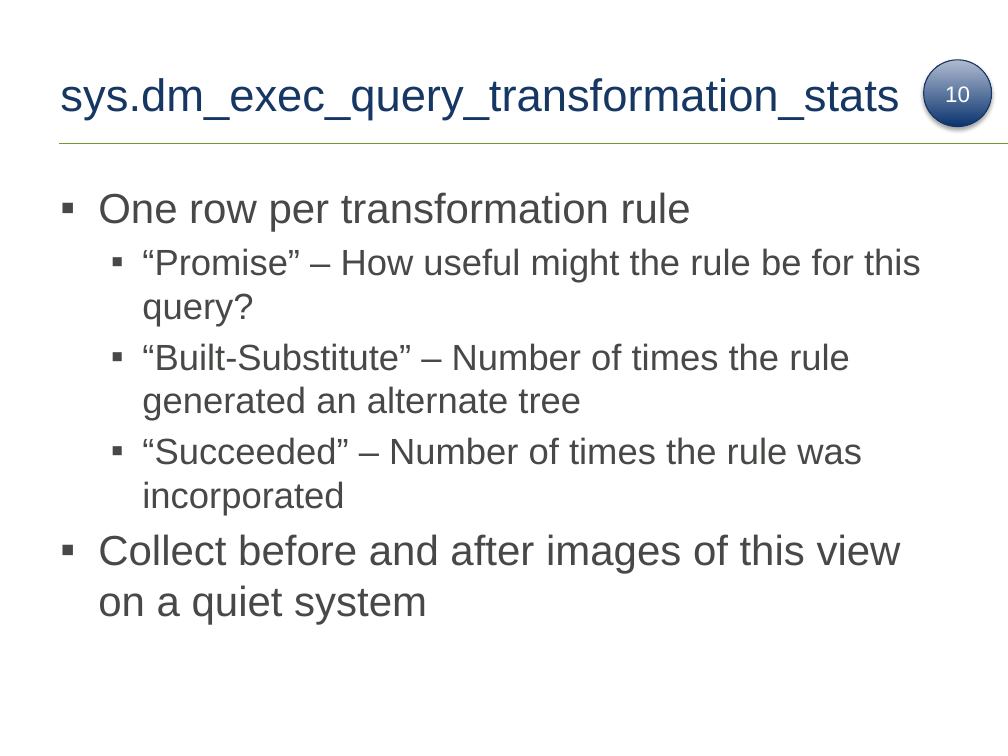
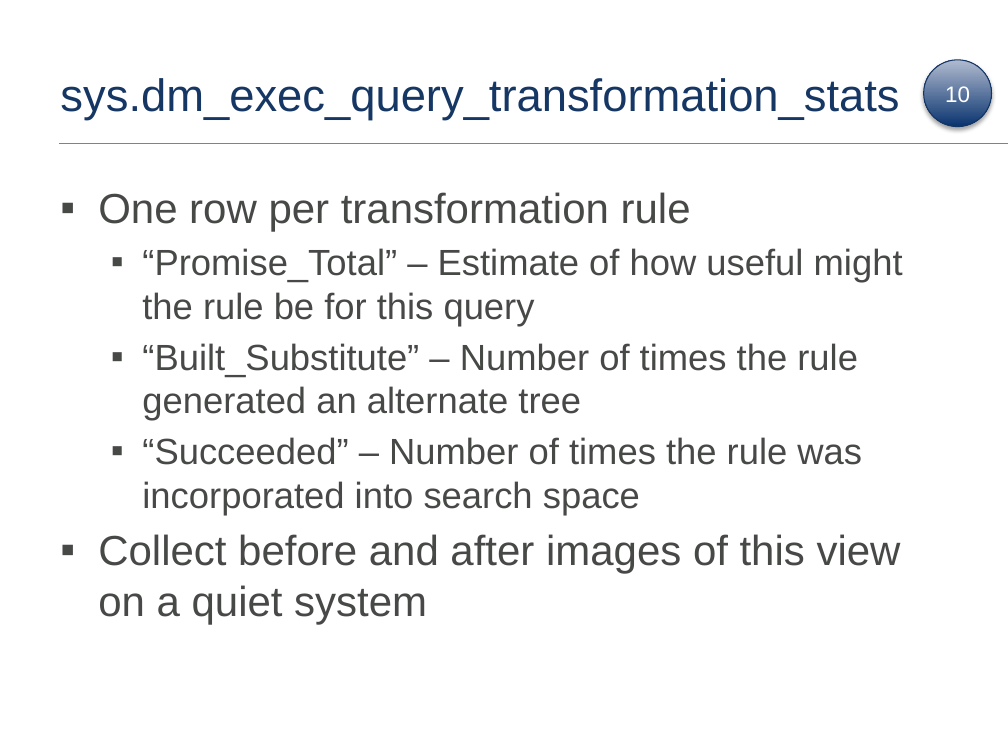
Before and after one commit to tf3604/OptimizerPresentation, a slide deck: slide 46 of Optimizer.pptx. Drawn at 1008x756 pixels with LibreOffice and Linux fonts; fonts in the diff are those of the drawing; background and template pictures are left out. Boxes give left, top, right and bottom in pixels: in the first picture for what was removed or moved away, otherwise in the second. Text is boxed around its words. In the diff, an @@ line names an element or a change of style, - is before the commit and + after.

Commit message:
Clarification on column meanings for transformation stats DMV.

```diff
--- a/Optimizer.pptx
+++ b/Optimizer.pptx
@@ text at (x1=142, y1=248, x2=903, y2=515): text changed @@
-  ▪ “Promise” – How useful might the rule be for this query?
-  ▪ “Built-Substitute” – Number of times the rule generated an alternate tree
-  ▪ “Succeeded” – Number of times the rule was incorporated
+  ▪ “Promise_Total” – Estimate of how useful might the rule be for this query
+  ▪ “Built_Substitute” – Number of times the rule generated an alternate tree
+  ▪ “Succeeded” – Number of times the rule was incorporated into search space
```
